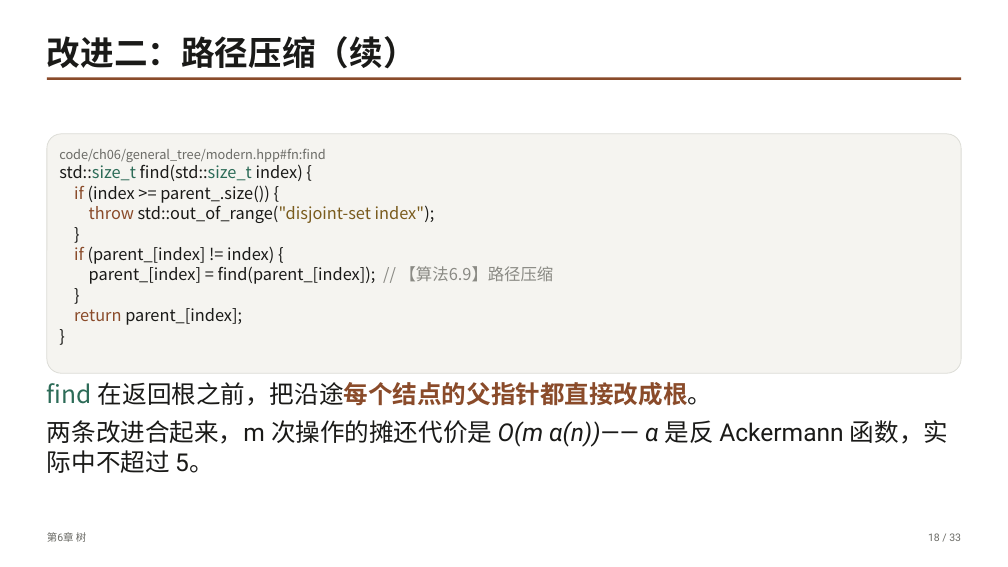
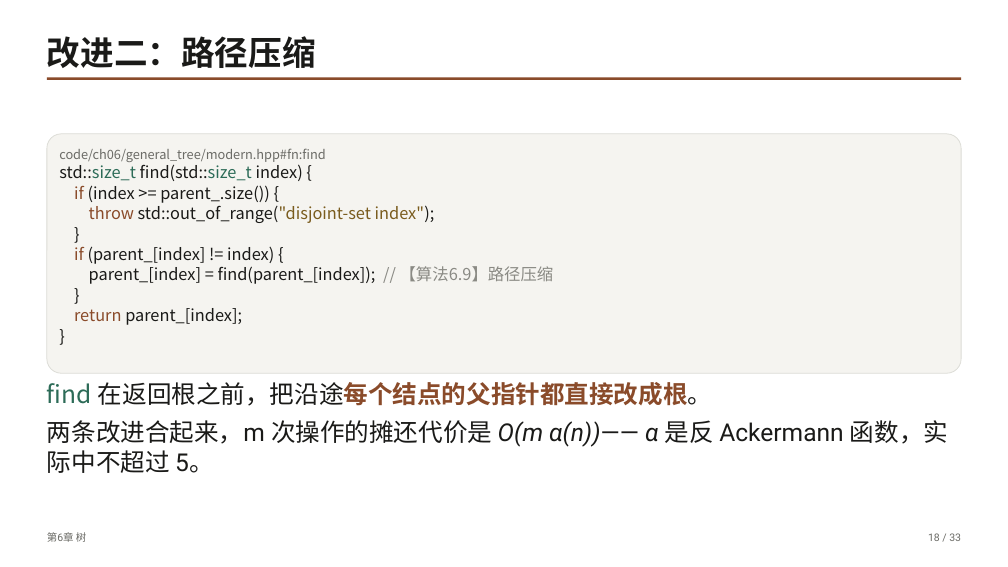
Before and after one commit to GMyhf/dsa-modernization, a slide deck: slide 18 of book/slides/pptx/ch06-tree.pptx. Drawn at 1008x567 pixels with LibreOffice and Linux fonts; fonts in the diff are those of the drawing. Boxes give left, top, right and bottom in pixels: in the first picture for what was removed or moved away, otherwise in the second. Text is boxed around its words. In the diff, an @@ line names an element or a change of style, - is before the commit and + after.

```diff
--- a/book/slides/pptx/ch06-tree.pptx
+++ b/book/slides/pptx/ch06-tree.pptx
@@ text at (47,36,316,68): text changed @@
-改进二：路径压缩（续）
+改进二：路径压缩
```
Also in this commit, not shown: 1 other slide changed, 21 other files.
